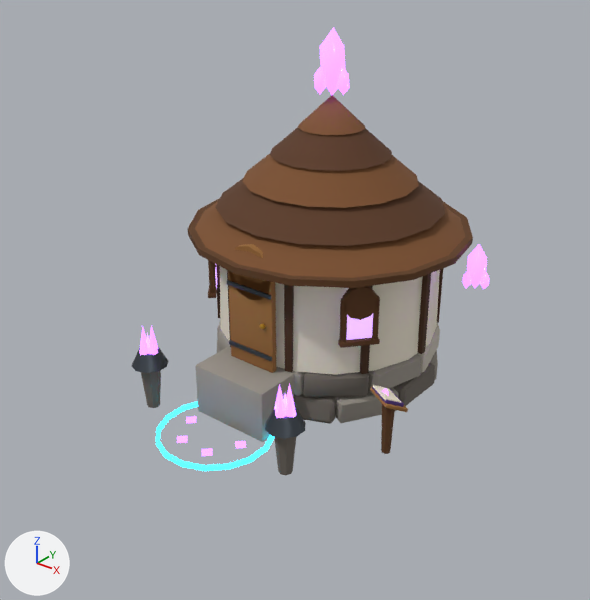
Renders of the glTF model modele3d/export/mapa/budynek_fuzji_poz09.glb from each side of a commit.
Both versions are drawn from a camera (50 mm lens) standing at (8.6, -10.8, 8.48) and looking at (0.38, -0.52, 2.11). Arrows for +X, +Y and +Z are at lower left; the lights stay in place. The first picture is the older version. Vertices at exactly the same position are counted once.

In view in the first picture: 'budynek_fuzji_poz09'.
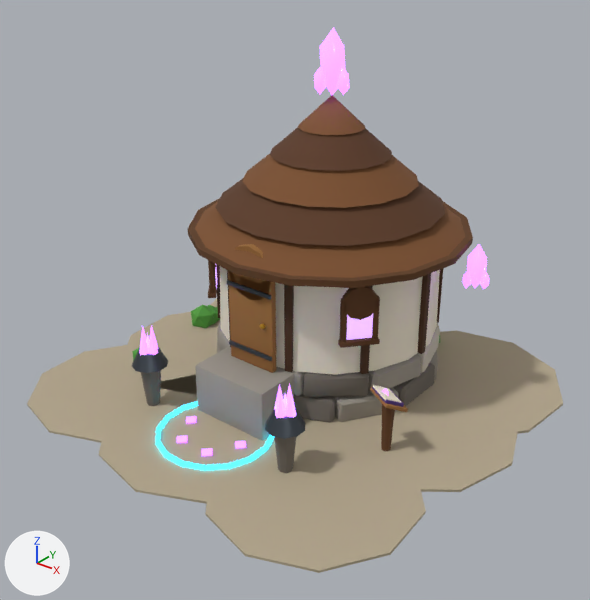
The change, as a list of edits to the scene's bpy script:
```text
Add mat_mapa_gravel:
    mat_mapa_gravel = principled_material('mapa_gravel')
    mat_mapa_gravel.base_color = (0.451, 0.381, 0.262)  # beige #b3a68c
    mat_mapa_gravel.roughness = 0.95
Add mat_mapa_leaves:
    mat_mapa_leaves = principled_material('mapa_leaves')
    mat_mapa_leaves.base_color = (0.0782, 0.323, 0.0423)  # green #4f9a3a
    mat_mapa_leaves.roughness = 0.85
Change me_budynek_fuzji_poz09:
    used by ob_budynek_fuzji_poz09; location = (0.0, 0.0, 0.0)
    remove me_budynek_fuzji_poz09.from_pydata(...)  # 2789 vertices, 5130 faces; spans x -2.98..3.06, y -3.34..3.67, z 0.0..6.58
    add me_budynek_fuzji_poz09.from_pydata(...)  # 3089 vertices, 5654 faces; spans x -4.18..4.47, y -4.22..4.19, z -0.14..6.58
    me_budynek_fuzji_poz09 part 1: a new loose piece, a 10-sided cylinder along z spanning x -4.185..-0.761, y -4.08..-0.548, z 0.005..0.045, in mat_mapa_gravel (beige #b3a68c)
    me_budynek_fuzji_poz09 part 2: a new loose piece, a 10-sided cylinder along z spanning x -4.052..-0.384, y -1.974..1.806, z 0.004..0.046, in mat_mapa_gravel (beige #b3a68c)
    me_budynek_fuzji_poz09 part 3: a new loose piece, a 10-sided cylinder along z spanning x -3.995..-0.155, y 0.513..4.188, z 0.003..0.047, in mat_mapa_gravel (beige #b3a68c)
    me_budynek_fuzji_poz09 part 4: a new loose piece, a 10-sided cylinder along z spanning x -2.127..1.806, y -4.216..-0.231, z 0.004..0.046, in mat_mapa_gravel (beige #b3a68c)
    me_budynek_fuzji_poz09 part 5: a new loose piece, a 10-sided cylinder along z spanning x 0.563..4.017, y -4.194..-0.631, z 0.003..0.047, in mat_mapa_gravel (beige #b3a68c)
    me_budynek_fuzji_poz09 part 6: a new loose piece, a 10-sided cylinder along z spanning x 0.554..4.47, y -1.749..2.011, z 0.002..0.048, in mat_mapa_gravel (beige #b3a68c)
    me_budynek_fuzji_poz09 part 7: a new loose piece, a 10-sided cylinder along z spanning x 0.47..4.415, y 0.068..4.076, z 0.001..0.049, in mat_mapa_gravel (beige #b3a68c)
    me_budynek_fuzji_poz09 part 8: a new loose piece, an icosphere of 20 faces spanning x -3.41..-2.86, y 0.35..0.87, z -0.11..0.51, in mat_mapa_leaves (green #4f9a3a)
    me_budynek_fuzji_poz09 part 9: a new loose piece, an icosphere of 20 faces spanning x -3.32..-2.88, y 0.56..0.99, z -0.05..0.45, in mat_mapa_leaves (green #4f9a3a)
    me_budynek_fuzji_poz09 part 10: a new loose piece, an icosphere of 20 faces spanning x -3.08..-2.66, y -1.61..-1.21, z -0.03..0.43, in mat_mapa_leaves (green #4f9a3a)
    other edits to the shape of me_budynek_fuzji_poz09 do not show in these pictures
    add me_budynek_fuzji_poz09.materials.append(mat_mapa_gravel)  # beige #b3a68c
    add me_budynek_fuzji_poz09.materials.append(mat_mapa_leaves)  # green #4f9a3a
```

Where the change shows, as pixel boxes (x1, y1, x2, y2) in the pictures (590 x 600 px):
'budynek_fuzji_poz09', reshaped (50% wider, 22% taller)
    before: (132, 27, 489, 475)
    after: (27, 27, 563, 573)
part 1 of me_budynek_fuzji_poz09, added (beige)
    after: (27, 345, 144, 443)
part 2 of me_budynek_fuzji_poz09, added (beige)
    after: (122, 312, 217, 395)
part 3 of me_budynek_fuzji_poz09, added (mostly hidden)
    after: (211, 299, 220, 330)
part 4 of me_budynek_fuzji_poz09, added (beige)
    after: (99, 375, 252, 504)
part 5 of me_budynek_fuzji_poz09, added (beige)
    after: (205, 429, 426, 573)
part 6 of me_budynek_fuzji_poz09, added (beige)
    after: (303, 414, 518, 492)
part 7 of me_budynek_fuzji_poz09, added (beige)
    after: (394, 330, 563, 437)
part 8 of me_budynek_fuzji_poz09, added (green)
    after: (191, 305, 216, 328)
part 9 of me_budynek_fuzji_poz09, added
    after: (208, 305, 220, 321)
part 10 of me_budynek_fuzji_poz09, added (mostly hidden)
    after: (132, 347, 140, 361)
